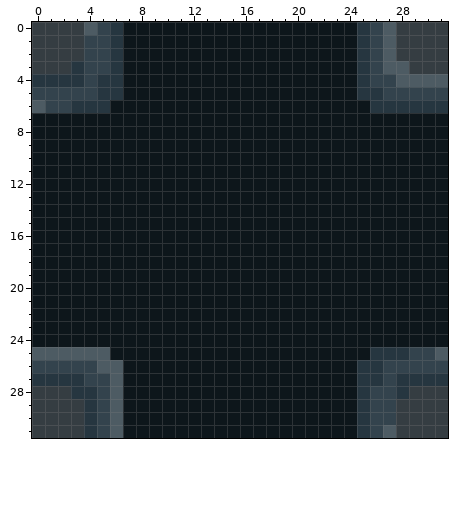
File history of a pixel-art file, WIP Assets/Floor One - Plant Floor/Tiles/Floor_Tile_Wall_Connector_Four.aseprite. The picture above was drawn from the file before the commit.
32x32 pixels, 1 frame.
Once edited:
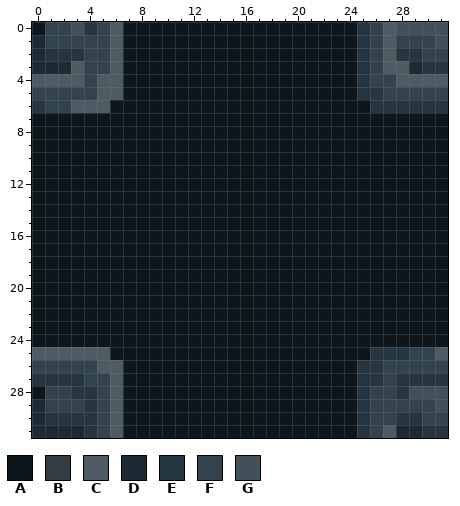
Palette (. is transparent): A #0d161b  B #353d42  C #4d5b63  D #1b2a33  E #263640  F #33434d  G #415059
Changes in this commit:
--- layer "Middle"
@@ x 0..31 @@
- 0 BBBBCFEAAAAAAAAAAAAAAAAAAEFCBBBB
- 1 BBBBFFEAAAAAAAAAAAAAAAAAAEFCBBBB
- 2 BBBBFFEAAAAAAAAAAAAAAAAAAEFCBBBB
- 3 BBBEFFEAAAAAAAAAAAAAAAAAAEFCCBBB
- 4 EEEEFEEAAAAAAAAAAAAAAAAAAEFFCCCC
- 5 FFFFFEEAAAAAAAAAAAAAAAAAAEEFFFFF
- 6 CFFEEEAAAAAAAAAAAAAAAAAAAAEEEEEE
+ 0 AFFGEFCAAAAAAAAAAAAAAAAAAEFCGGGG
+ 1 DFFFFFCAAAAAAAAAAAAAAAAAAEFCFFFG
+ 2 DEEEFFCAAAAAAAAAAAAAAAAAAEFCEEFF
+ 3 DDDCFFCAAAAAAAAAAAAAAAAAAEFCCDEE
+ 4 CCCCFCCAAAAAAAAAAAAAAAAAAEFFCCCC
+ 5 FFFFFCCAAAAAAAAAAAAAAAAAAEEFFFFF
+ 6 EFFCCCAAAAAAAAAAAAAAAAAAAAEEEEEE
  7 AAAAAAAAAAAAAAAAAAAAAAAAAAAAAAAA
@@ x 0..31 @@
 27 EEEEFFCAAAAAAAAAAAAAAAAAAEEFEEEE
-28 BBBEEFCAAAAAAAAAAAAAAAAAAEFFEBBB
-29 BBBBEFCAAAAAAAAAAAAAAAAAAEFFBBBB
-30 BBBBEFCAAAAAAAAAAAAAAAAAAEFFBBBB
-31 BBBBEFCAAAAAAAAAAAAAAAAAAEFCBBBB
+28 AFFEEFCAAAAAAAAAAAAAAAAAAEFFEGGG
+29 DFFFEFCAAAAAAAAAAAAAAAAAAEFFFFFG
+30 DEEEEFCAAAAAAAAAAAAAAAAAAEFFEEFF
+31 DDDDEFCAAAAAAAAAAAAAAAAAAEFCDDEE
